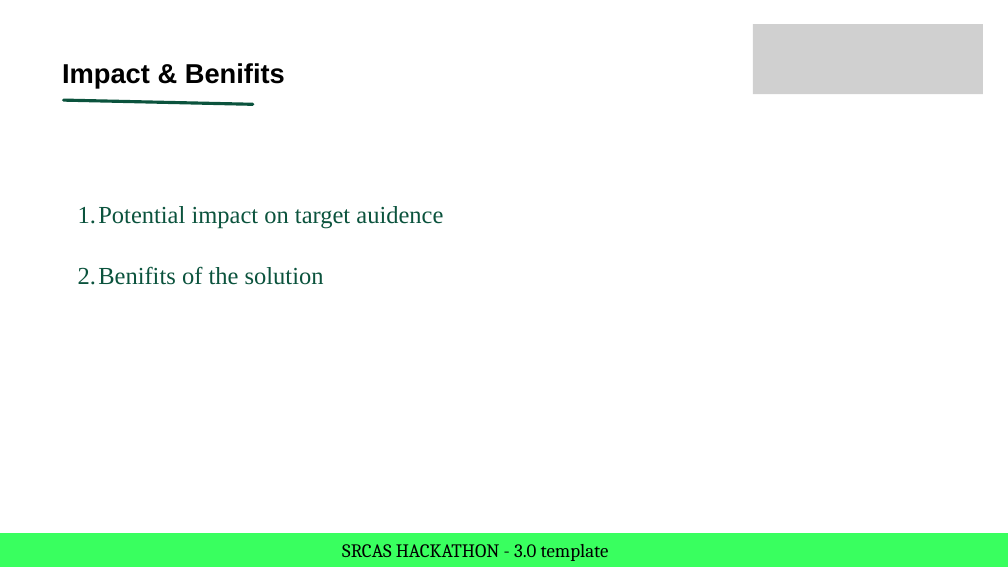
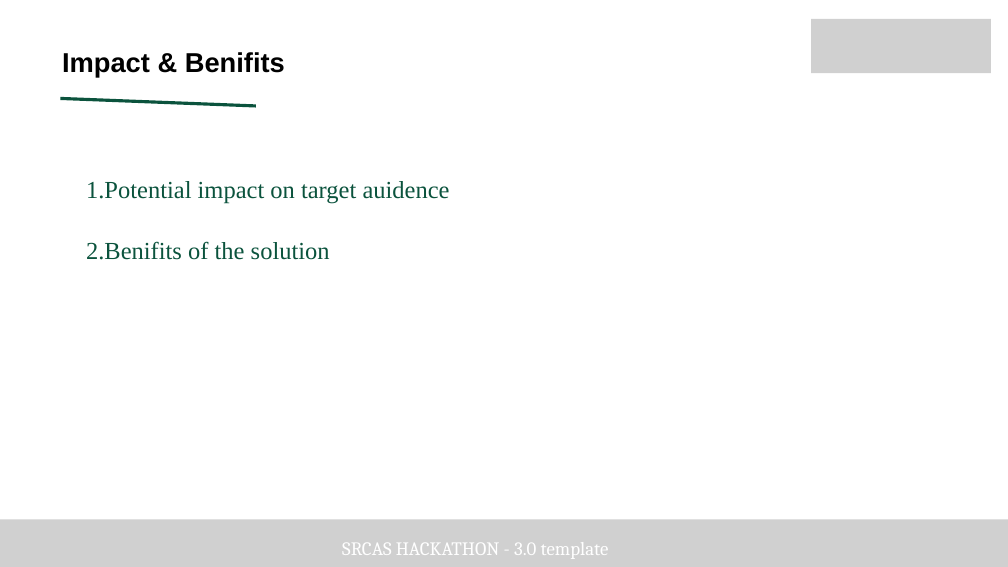
Before and after one commit to udhayasankar-UD/srcas-X-microsoft, a slide deck: slide 5 of src/assets/PPT/SRCAS HACKATHON 3.0.pptx. Drawn at 1008x567 pixels with LibreOffice and Linux fonts; fonts in the diff are those of the drawing; grey boxes stand for pictures. Boxes give left, top, right and bottom in pixels: in the first picture for what was removed or moved away, otherwise in the second. Text is boxed around its words. In the diff, an @@ line names an element or a change of style, - is before the commit and + after.

```diff
--- a/src/assets/PPT/SRCAS HACKATHON 3.0.pptx
+++ b/src/assets/PPT/SRCAS HACKATHON 3.0.pptx
@@ picture removed at bbox=[753, 24, 983, 94] @@
@@ picture added at bbox=[811, 19, 991, 73] @@
@@ text "Impact & Benifits": place and size @@
-text "Impact & Benifits" at bbox=[62, 63, 285, 88]
+text "Impact & Benifits" at bbox=[62, 52, 285, 77]
@@ picture added at bbox=[62, 99, 255, 106] @@
@@ line removed from (64, 100) to (253, 104) @@
@@ text "Potential impact on target auidence": place and size @@
-text "Potential impact on target auidence" at bbox=[98, 206, 443, 285]
+text "Potential impact on target auidence" at bbox=[86, 181, 450, 260]
@@ text "Potential impact on target auidence" at bbox=[86, 181, 450, 260]: list level 2 to 3 in "Potential impact on target auidence"; list level 2 to 3 in "Benifits of the solution" @@
@@ freeform shape removed at bbox=[0, 533, 1008, 567] @@
@@ picture added at bbox=[0, 520, 1008, 567] @@
@@ text "SRCAS HACKATHON - 3.0 template" at bbox=[342, 542, 609, 559]: text colour #000000 to #FFFFFF @@
```
Also in this commit, not shown: 5 other slides changed, 5 other files.
